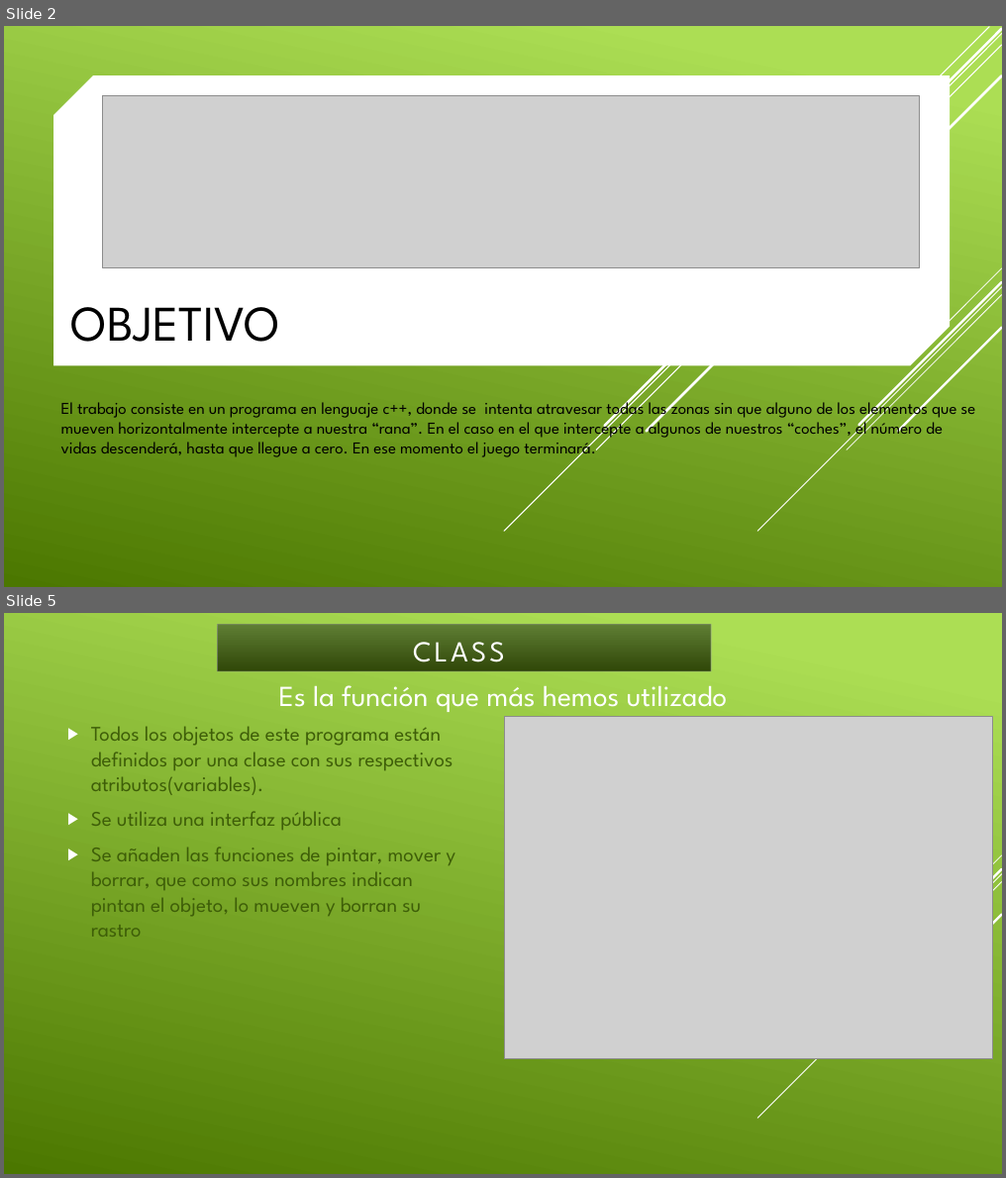
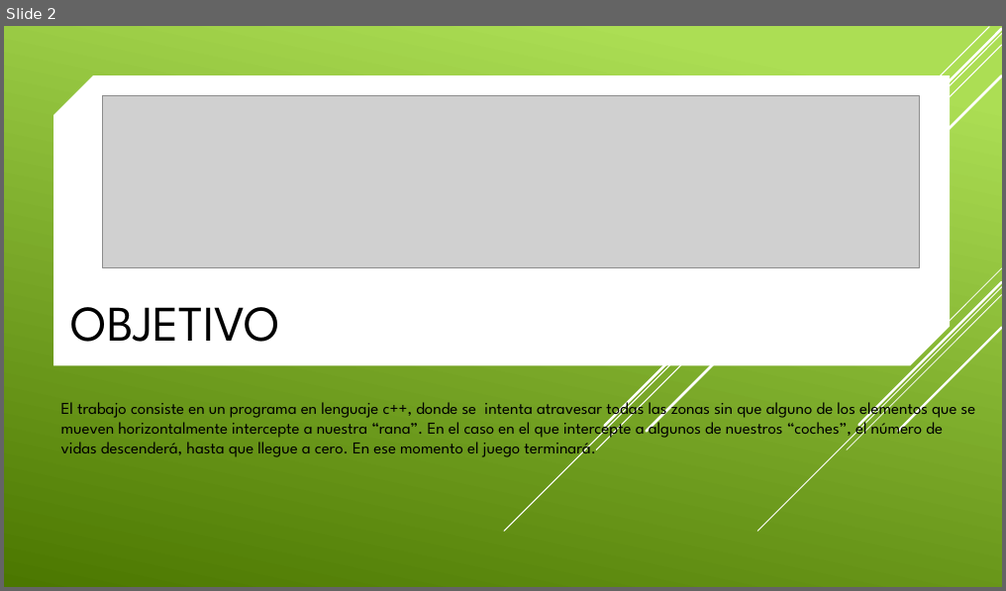
Before and after one commit to aigora/twA109_1920-camara-termica, a slide deck: CROSS the road.pptx. Shown one above the other, each under a label of ours: slides 2 and 5 before the commit, slide 2 after it; the slides between them are not shown. The pictures are 1006x1178 and 1006x591 pixels, drawn with LibreOffice and Linux fonts; fonts in the diff are those of the drawing; grey boxes stand for pictures. Boxes give left, top, right and bottom in pixels: in the first picture for what was removed or moved away, otherwise in the second. Text is boxed around its words. In the diff, an @@ line names an element or a change of style, - is before the commit and + after.

```diff
--- a/CROSS the road.pptx
+++ b/CROSS the road.pptx
@@ slide 5 removed at (x1=4, y1=613, x2=1002, y2=1174), background gradient #ACDF55 to #4C7800 @@
@@ text removed at (x1=218, y1=624, x2=712, y2=671) @@
-CLASS
@@ text removed at (x1=279, y1=685, x2=728, y2=712) @@
-Es la función que más hemos utilizado
@@ text removed at (x1=91, y1=726, x2=456, y2=937) @@
-▶ Todos los objetos de este programa están definidos por una clase con sus respectivos atributos(variables).
-▶ Se utiliza una interfaz pública
-▶ Se añaden las funciones de pintar, mover y borrar, que como sus nombres indican pintan el objeto, lo mueven y borran su rastro
@@ picture removed at (x1=504, y1=716, x2=993, y2=1059) @@
@@ group removed at (x1=757, y1=856, x2=1002, y2=1118): 5 lines @@
```
Also in this commit, not shown: 2 slides changed, 2 slides added.
